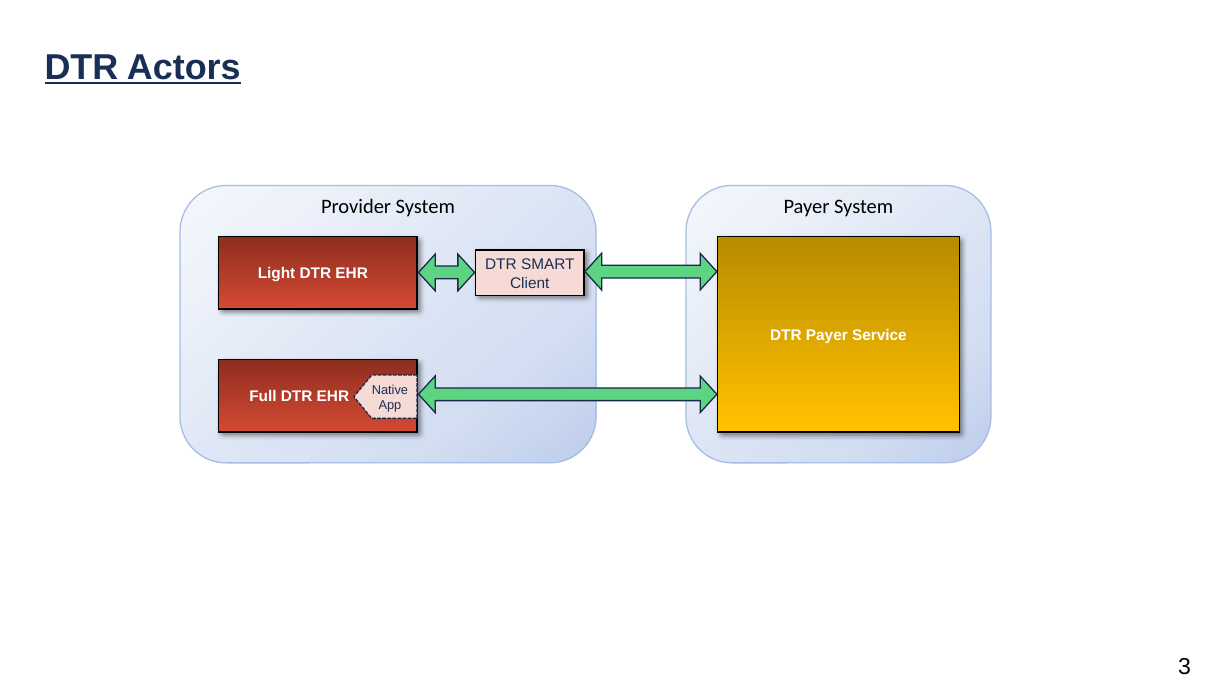
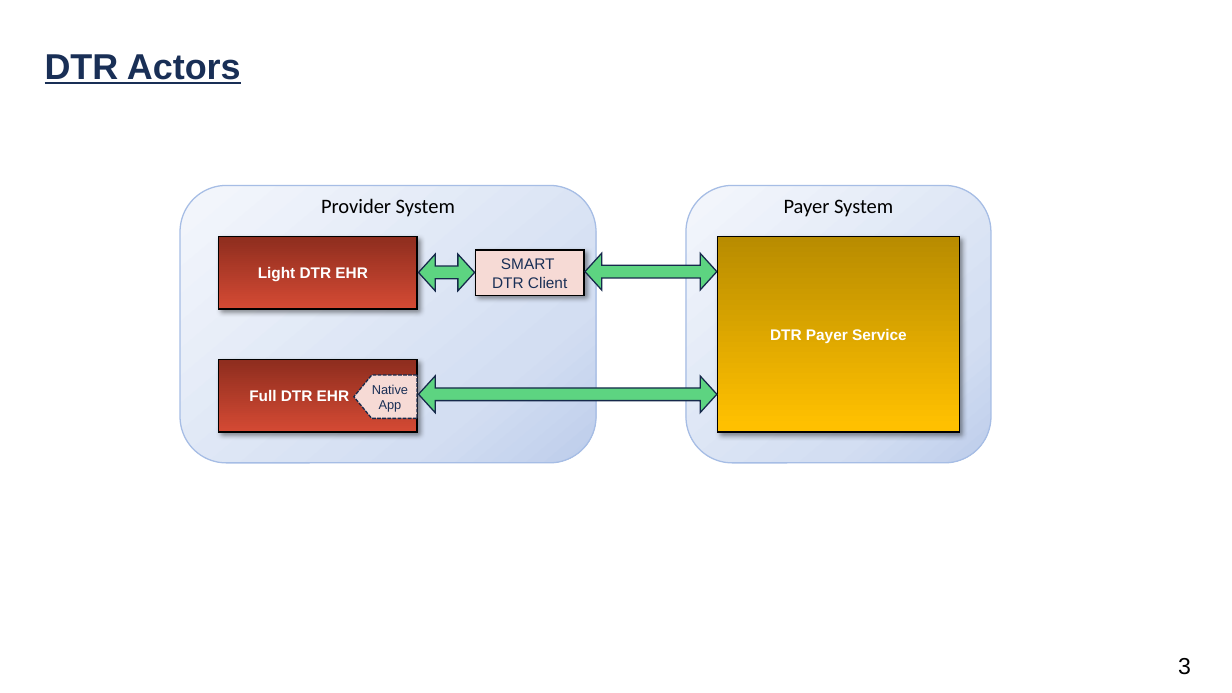
Before and after one commit to HL7/davinci-dtr, a slide deck: slide 3 of input/images-source/CRD_DTR_Flow.pptx. Drawn at 1232x693 pixels with LibreOffice and Linux fonts; fonts in the diff are those of the drawing. Boxes give left, top, right and bottom in pixels: in the first picture for what was removed or moved away, otherwise in the second. Text is boxed around its words. In the diff, an @@ line names an element or a change of style, - is before the commit and + after.

```diff
--- a/input/images-source/CRD_DTR_Flow.pptx
+++ b/input/images-source/CRD_DTR_Flow.pptx
@@ text in rectangle at (x1=492, y1=258, x2=567, y2=288): text changed @@
-DTR SMART Client
+SMART
+DTR Client
```
